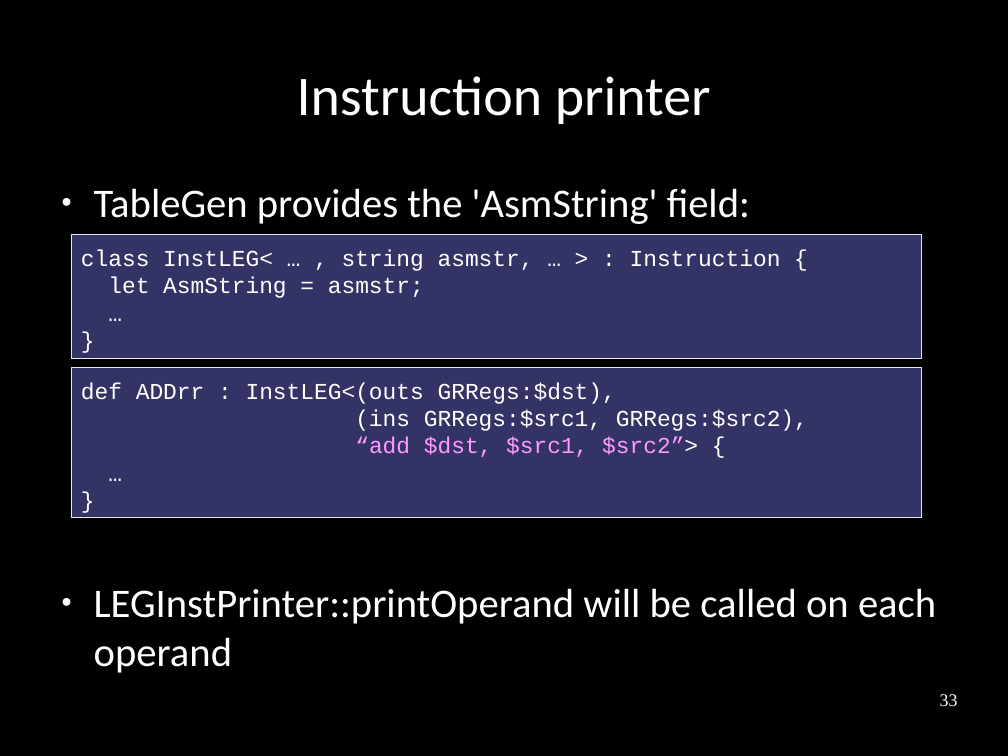
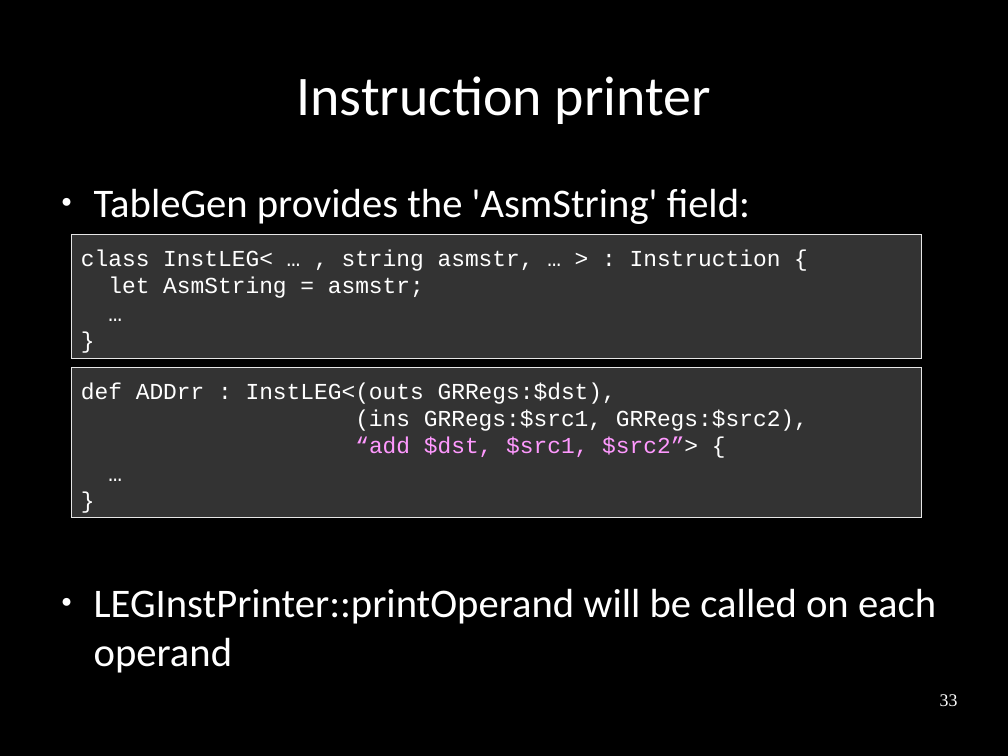
Before and after one commit to frasercrmck/llvm-leg, a slide deck: slide 33 of docs/Codeplay/Slides.odp. Drawn at 1008x756 pixels with LibreOffice and Linux fonts; fonts in the diff are those of the drawing. Boxes give left, top, right and bottom in pixels: in the first picture for what was removed or moved away, otherwise in the second. Text is boxed around its words. In the diff, an @@ line names an element or a change of style, - is before the commit and + after.

Commit message:
Using presentation-friendly color for code boxes.

```diff
--- a/docs/Codeplay/Slides.odp
+++ b/docs/Codeplay/Slides.odp
@@ rectangle "class InstLEG< … , string ..." at <box>72,234,922,359</box>: fill #333366 to #333333 @@
@@ rectangle "def ADDrr : InstLEG<(outs GRRegs:$dst)," at <box>72,368,922,519</box>: fill #333366 to #333333 @@
```
Also in this commit, not shown: 28 other slides changed.
